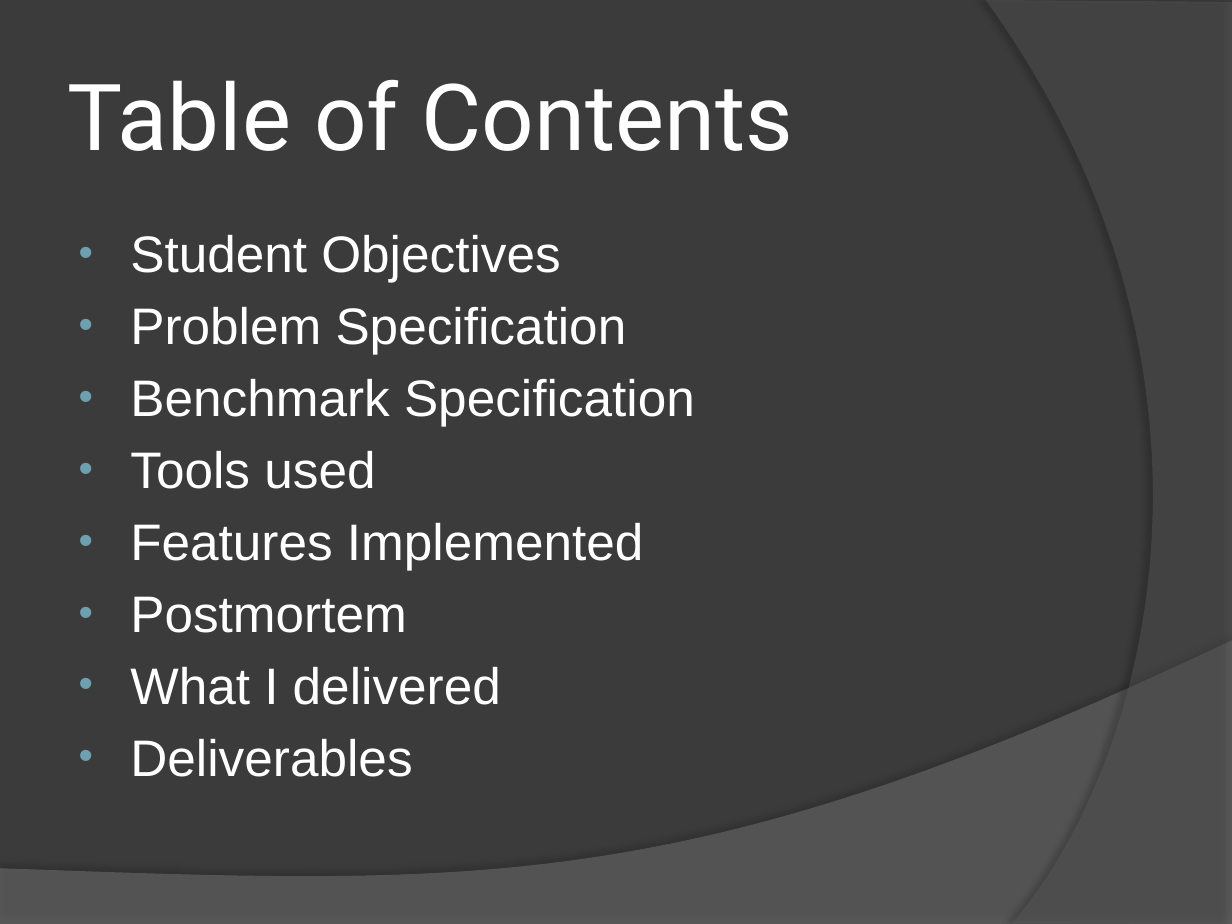
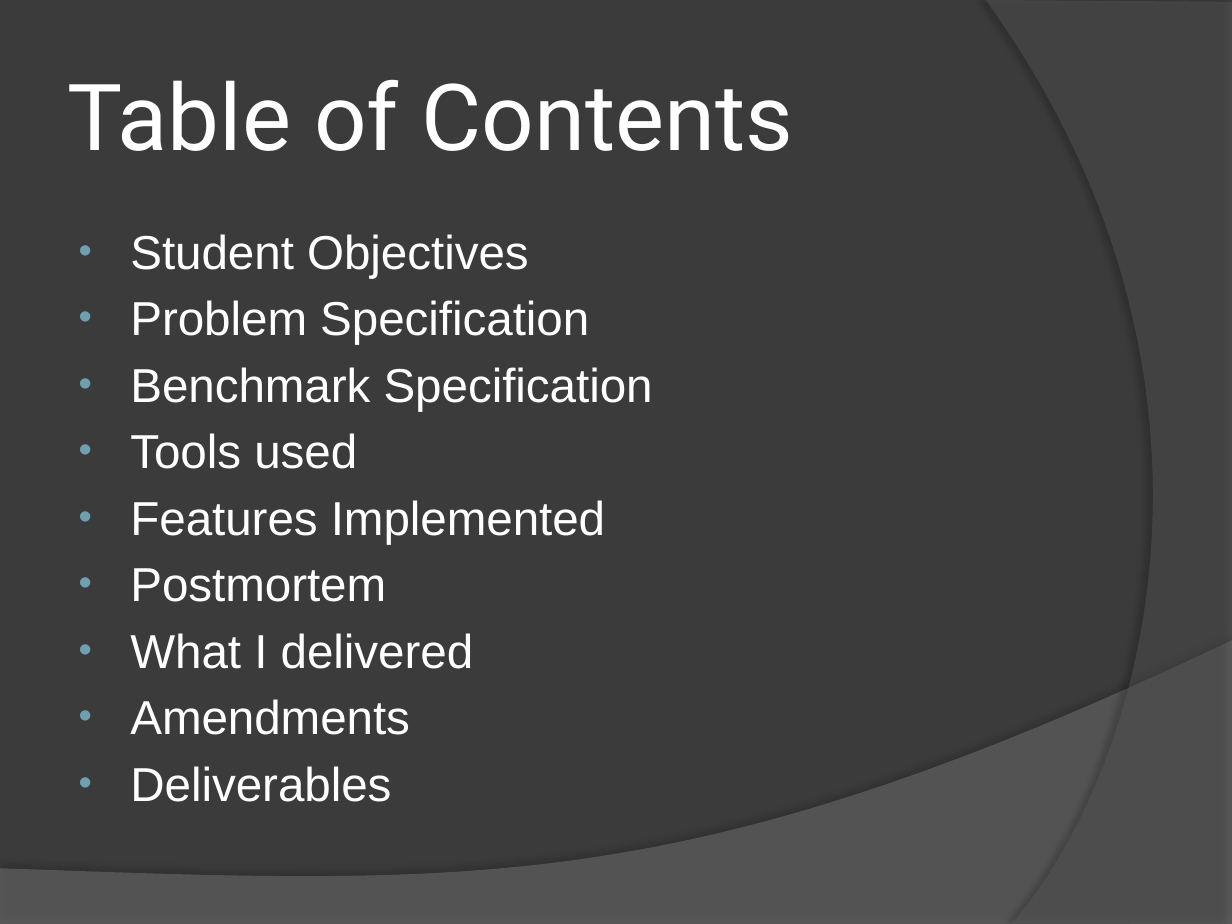
Before and after one commit to JackD27/CapstoneProject, a slide deck: slide 2 of FinalMoneypadPowerpoint.pptx. Drawn at 1232x924 pixels with LibreOffice and Linux fonts; fonts in the diff are those of the drawing. Boxes give left, top, right and bottom in pixels: in the first picture for what was removed or moved away, otherwise in the second. Text is boxed around its words. In the diff, an @@ line names an element or a change of style, - is before the commit and + after.

```diff
--- a/FinalMoneypadPowerpoint.pptx
+++ b/FinalMoneypadPowerpoint.pptx
@@ text at bbox=[130, 234, 653, 802]: size 30 to 27.8 pt @@
@@ text at bbox=[130, 699, 410, 735]: paragraph added @@
+• Amendments
```
Also in this commit, not shown: 2 other slides changed, 2 other files.
